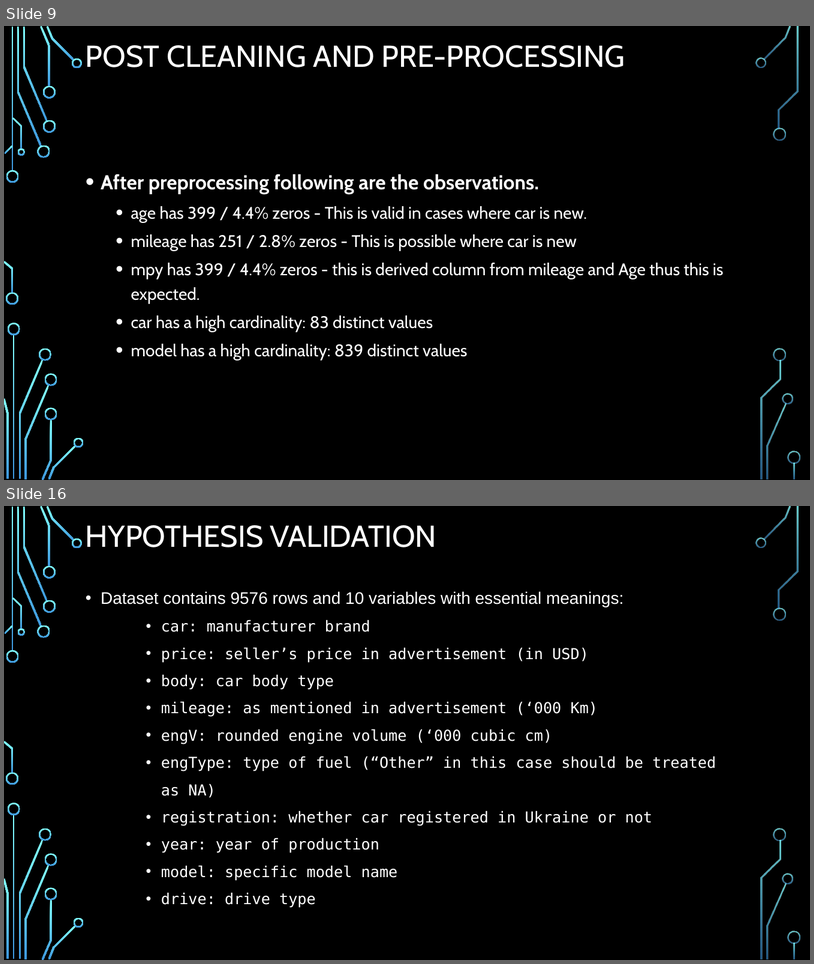
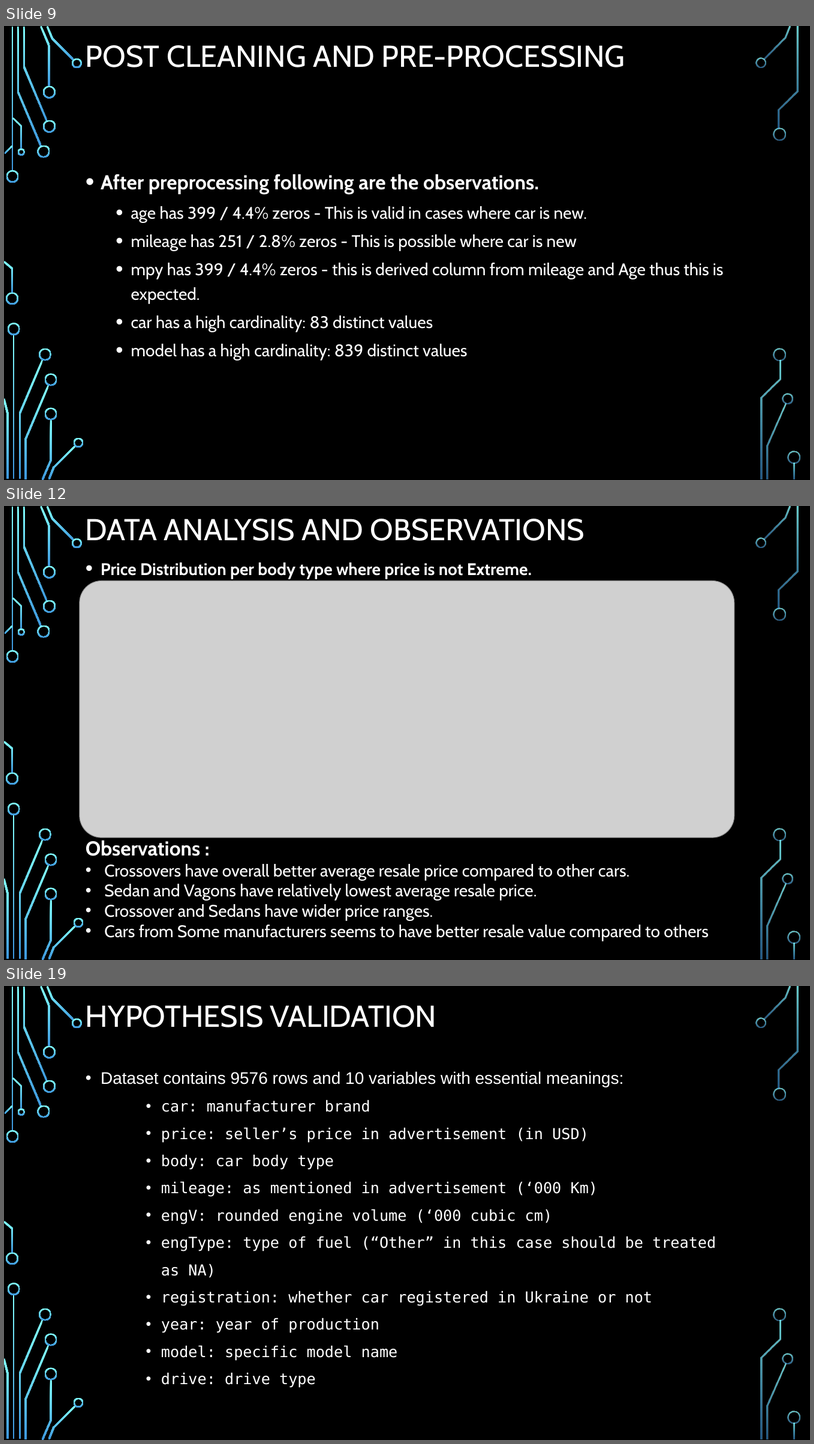
Before and after one commit to dhp6106/insaid-projects, a slide deck: term1/projects/CarSales/Term1-EDAProject-CarSales-DhavalParikh.pptx. Shown one above the other, each under a label of ours: slides 9 and 16 before the commit, slides 9, 12 and 19 after it; the slides between them are not shown. The pictures are 814x964 and 814x1444 pixels, drawn with LibreOffice and Linux fonts; fonts in the diff are those of the drawing; grey boxes stand for pictures; background and template pictures are left out. Boxes give left, top, right and bottom in pixels: in the first picture for what was removed or moved away, otherwise in the second. Text is boxed around its words. In the diff, an @@ line names an element or a change of style, - is before the commit and + after.

```diff
--- a/term1/projects/CarSales/Term1-EDAProject-CarSales-DhavalParikh.pptx
+++ b/term1/projects/CarSales/Term1-EDAProject-CarSales-DhavalParikh.pptx
@@ slide 12 added at (4, 506, 810, 960), background picture (left out); not listed: 36 template elements that a slide beside it also shows @@
@@ title added at (86, 519, 585, 541), 36 pt, text #FFFFFF @@
+DATA ANALYSIS AND OBSERVATIONS
@@ text added at (101, 562, 532, 579), 20 pt, text #FFFFFF, bold @@
+• Price Distribution per body type where price is not Extreme.
@@ picture added at (80, 580, 735, 837) @@
@@ text added at (86, 840, 709, 940), 20 pt, text #FFFFFF @@
+Observations :
+• Crossovers have overall better average resale price compared to other cars.
+• Sedan and Vagons have relatively lowest average resale price.
+• Crossover and Sedans have wider price ranges.
+• Cars from Some manufacturers seems to have better resale value compared to others
@@ what was slide 16 is now slide 19 @@
```
Also in this commit, not shown: 8 other slides added, 6 slides removed, 6 other files.
